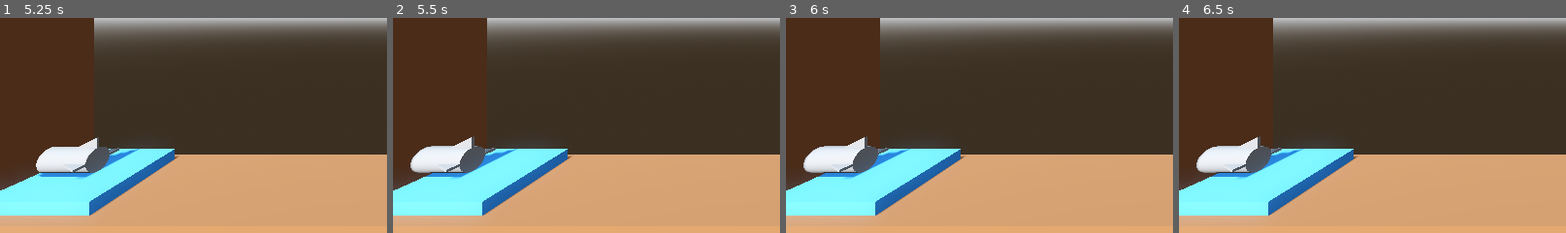
Above: before the commit, frames 1-4 (left to right).
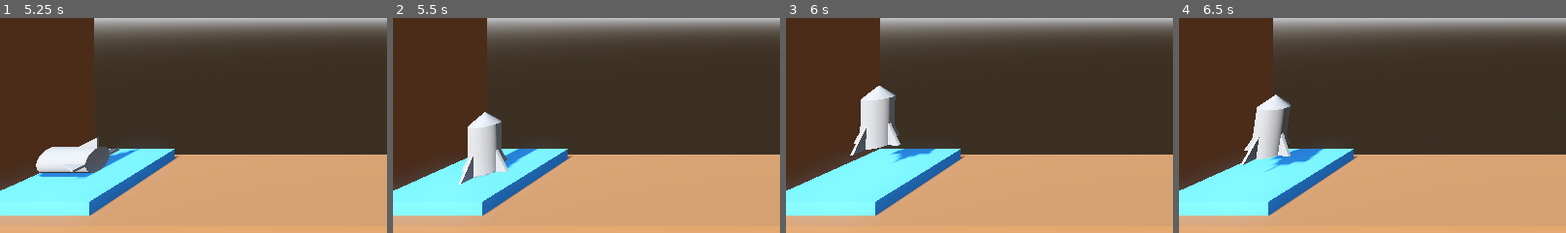
Above: after the commit, the same moments.

Repository: comigor/project-boost
Game: Godot game, scene res://levels/level_1.tscn
Two runs of this game, one before a commit and one after it. Both use one fixed random seed, a clock stepped at 60 frames per second and the inputs below. Before the commit the project starts from res://src/level_1.tscn.
Inputs:
- Up to frame 1 (5.25 s): tap Enter at 0.5, 5 s; hold W (boost) 0.53-1.28 s; tap D (rotate_ccw) at 1.35 s; hold A (rotate_cw) 2.03-2.78 s; tap W (boost) at 2.85 s; hold D (rotate_ccw) 3.53-4.28 s; tap Space at 4.25 s; tap A (rotate_cw) at 4.35 s; hold W (boost) from 5.03 s (still down)
- Up to frame 2 (5.5 s): keep holding W (boost)
- Up to frame 3 (6 s): release W (boost) at 5.78 s; tap D (rotate_ccw) at 5.85 s
- Up to frame 4 (6.5 s): no input
The pictures show only the part of the screen within x 0-50%, y 50-100%; the shares and areas given below are measured in that part.

Frame 1 is identical in both runs. In frame 2, 4.7% of the frame differs, in the area x 4-38%, y 43-78%; in frame 3, 5.3%, in the area x 4-39%, y 31-75%; in frame 4, 4.9%.

Commit message:
Add level 2

Diff:
--- a/src/level_1.tscn
+++ b/levels/level_1.tscn
@@ -1,6 +1,7 @@
-[gd_scene load_steps=8 format=3 uid="uid://dqjxqcaffqw4d"]
+[gd_scene load_steps=9 format=3 uid="uid://dqjxqcaffqw4d"]
 
-[ext_resource type="PackedScene" uid="uid://bamd0bwuqsq6r" path="res://src/player.tscn" id="1_ww536"]
+[ext_resource type="Script" path="res://src/landing_pad.gd" id="1_dpyt0"]
+[ext_resource type="PackedScene" uid="uid://bamd0bwuqsq6r" path="res://src/player.tscn" id="2_jjufx"]
 
 [sub_resource type="ProceduralSkyMaterial" id="ProceduralSkyMaterial_hdetf"]
 sky_horizon_color = Color(0.64625, 0.65575, 0.67075, 1)
@@ -75,6 +76,8 @@
 use_collision = true
 size = Vector3(4, 0.5, 4)
 material = SubResource("StandardMaterial3D_15w3x")
+script = ExtResource("1_dpyt0")
+next_level_scene = "res://levels/level_2.tscn"
 
-[node name="Player" parent="." instance=ExtResource("1_ww536")]
+[node name="Player" parent="." instance=ExtResource("2_jjufx")]
 transform = Transform3D(1, 0, 0, 0, 1, 0, 0, 0, 1, -12.5, 1.5, 0)
--- /dev/null
+++ b/levels/level_2.tscn
@@ -0,0 +1,89 @@
+[gd_scene load_steps=9 format=3 uid="uid://baeldwd8hsunb"]
+
+[ext_resource type="Script" path="res://src/landing_pad.gd" id="1_nnkve"]
+[ext_resource type="PackedScene" uid="uid://bamd0bwuqsq6r" path="res://src/player.tscn" id="2_bo7or"]
+
+[sub_resource type="ProceduralSkyMaterial" id="ProceduralSkyMaterial_hdetf"]
+sky_horizon_color = Color(0.64625, 0.65575, 0.67075, 1)
+ground_horizon_color = Color(0.64625, 0.65575, 0.67075, 1)
+
+[sub_resource type="Sky" id="Sky_fjh5n"]
+sky_material = SubResource("ProceduralSkyMaterial_hdetf")
+
+[sub_resource type="Environment" id="Environment_htcpa"]
+background_mode = 2
+sky = SubResource("Sky_fjh5n")
+tonemap_mode = 2
+glow_enabled = true
+
+[sub_resource type="StandardMaterial3D" id="StandardMaterial3D_y8wm8"]
+albedo_color = Color(0.561568, 0.357011, 0.21311, 1)
+
+[sub_resource type="StandardMaterial3D" id="StandardMaterial3D_jrelb"]
+albedo_color = Color(0.266667, 0.635294, 1, 1)
+
+[sub_resource type="StandardMaterial3D" id="StandardMaterial3D_15w3x"]
+albedo_color = Color(0.178847, 0.655427, 0.423956, 1)
+
+[node name="Level1" type="Node3D"]
+
+[node name="Settings" type="Node3D" parent="."]
+
+[node name="WorldEnvironment" type="WorldEnvironment" parent="Settings"]
+environment = SubResource("Environment_htcpa")
+
+[node name="DirectionalLight3D" type="DirectionalLight3D" parent="Settings"]
+transform = Transform3D(1, 0, 0, 0, 0.866025, 0.5, 0, -0.5, 0.866025, 0, 1.50231, 0)
+shadow_enabled = true
+
+[node name="Camera3D" type="Camera3D" parent="Settings"]
+transform = Transform3D(1, 0, 0, 0, 1, 0, 0, 0, 1, 0, 7, 12)
+
+[node name="Terrain" type="Node3D" parent="."]
+
+[node name="Floor" type="CSGBox3D" parent="Terrain" groups=["defeat_collision"]]
+transform = Transform3D(1, 0, 0, 0, 1, 0, 0, 0, 1, 0, -1, 0)
+use_collision = true
+size = Vector3(30, 2, 5)
+material = SubResource("StandardMaterial3D_y8wm8")
+
+[node name="Ceiling" type="CSGBox3D" parent="Terrain" groups=["defeat_collision"]]
+transform = Transform3D(1, 0, 0, 0, 1, 0, 0, 0, 1, 0, 15, 0)
+use_collision = true
+size = Vector3(30, 2, 5)
+material = SubResource("StandardMaterial3D_y8wm8")
+
+[node name="LeftWall" type="CSGBox3D" parent="Terrain" groups=["defeat_collision"]]
+transform = Transform3D(1, 0, 0, 0, 1, 0, 0, 0, 1, -16, 7, 0)
+use_collision = true
+size = Vector3(2, 18, 5)
+material = SubResource("StandardMaterial3D_y8wm8")
+
+[node name="RightWall" type="CSGBox3D" parent="Terrain" groups=["defeat_collision"]]
+transform = Transform3D(1, 0, 0, 0, 1, 0, 0, 0, 1, 16, 7, 0)
+use_collision = true
+size = Vector3(2, 18, 5)
+material = SubResource("StandardMaterial3D_y8wm8")
+
+[node name="CenterWall" type="CSGBox3D" parent="Terrain" groups=["defeat_collision"]]
+transform = Transform3D(1, 0, 0, 0, 1, 0, 0, 0, 1, 0, 4.50029, 0)
+use_collision = true
+size = Vector3(2, 9, 2)
+material = SubResource("StandardMaterial3D_y8wm8")
+
+[node name="LaunchPad" type="CSGBox3D" parent="."]
+transform = Transform3D(1, 0, 0, 0, 1, 0, 0, 0, 1, -12.5, 0.25, 0)
+use_collision = true
+size = Vector3(4, 0.5, 4)
+material = SubResource("StandardMaterial3D_jrelb")
+
+[node name="LandingPad" type="CSGBox3D" parent="." groups=["victory_collision"]]
+transform = Transform3D(1, 0, 0, 0, 1, 0, 0, 0, 1, 12.5, 0.25, 0)
+use_collision = true
+size = Vector3(4, 0.5, 4)
+material = SubResource("StandardMaterial3D_15w3x")
+script = ExtResource("1_nnkve")
+next_level_scene = "res://levels/level_1.tscn"
+
+[node name="Player" parent="." instance=ExtResource("2_bo7or")]
+transform = Transform3D(1, 0, 0, 0, 1, 0, 0, 0, 1, -12.5, 1.5, 0)
--- a/project.godot
+++ b/project.godot
@@ -12,7 +12,7 @@
 
 config/name="Project Boost"
 config/version="0.0.2"
-run/main_scene="res://src/level_1.tscn"
+run/main_scene="res://levels/level_1.tscn"
 config/features=PackedStringArray("4.2", "4.2.2", "Forward Plus")
 config/icon="res://icon.svg"
 
--- /dev/null
+++ b/src/landing_pad.gd
@@ -0,0 +1,5 @@
+class_name LandingPad extends CSGBox3D
+
+
+## The file of the next level that will be loaded when player touches this pad.
+@export_file("*.tscn") var next_level_scene
--- a/Player.gd
+++ b/src/player.gd
@@ -18,6 +18,14 @@
 
 func _on_body_entered(body: Node) -> void:
     if body.is_in_group("victory_collision"):
-        print("you win!")
+        complete_level(body)
     elif body.is_in_group("defeat_collision"):
-        print("game over")
+        crash_sequence()
+
+
+func complete_level(body: LandingPad) -> void:
+    get_tree().change_scene_to_file(body.next_level_scene)
+
+
+func crash_sequence() -> void:
+    get_tree().reload_current_scene()
--- a/src/player.tscn
+++ b/src/player.tscn
@@ -1,6 +1,6 @@
 [gd_scene load_steps=3 format=3 uid="uid://bamd0bwuqsq6r"]
 
-[ext_resource type="Script" path="res://Player.gd" id="1_uj8y1"]
+[ext_resource type="Script" path="res://src/player.gd" id="1_gk3t6"]
 
 [sub_resource type="CylinderShape3D" id="CylinderShape3D_sdfm8"]
 
@@ -12,7 +12,7 @@
 contact_monitor = true
 linear_damp = 1.0
 angular_damp = 3.0
-script = ExtResource("1_uj8y1")
+script = ExtResource("1_gk3t6")
 
 [node name="Top" type="CSGPolygon3D" parent="."]
 transform = Transform3D(1, 0, 0, 0, 1, 0, 0, 0, 1, 0, 1, 0)
